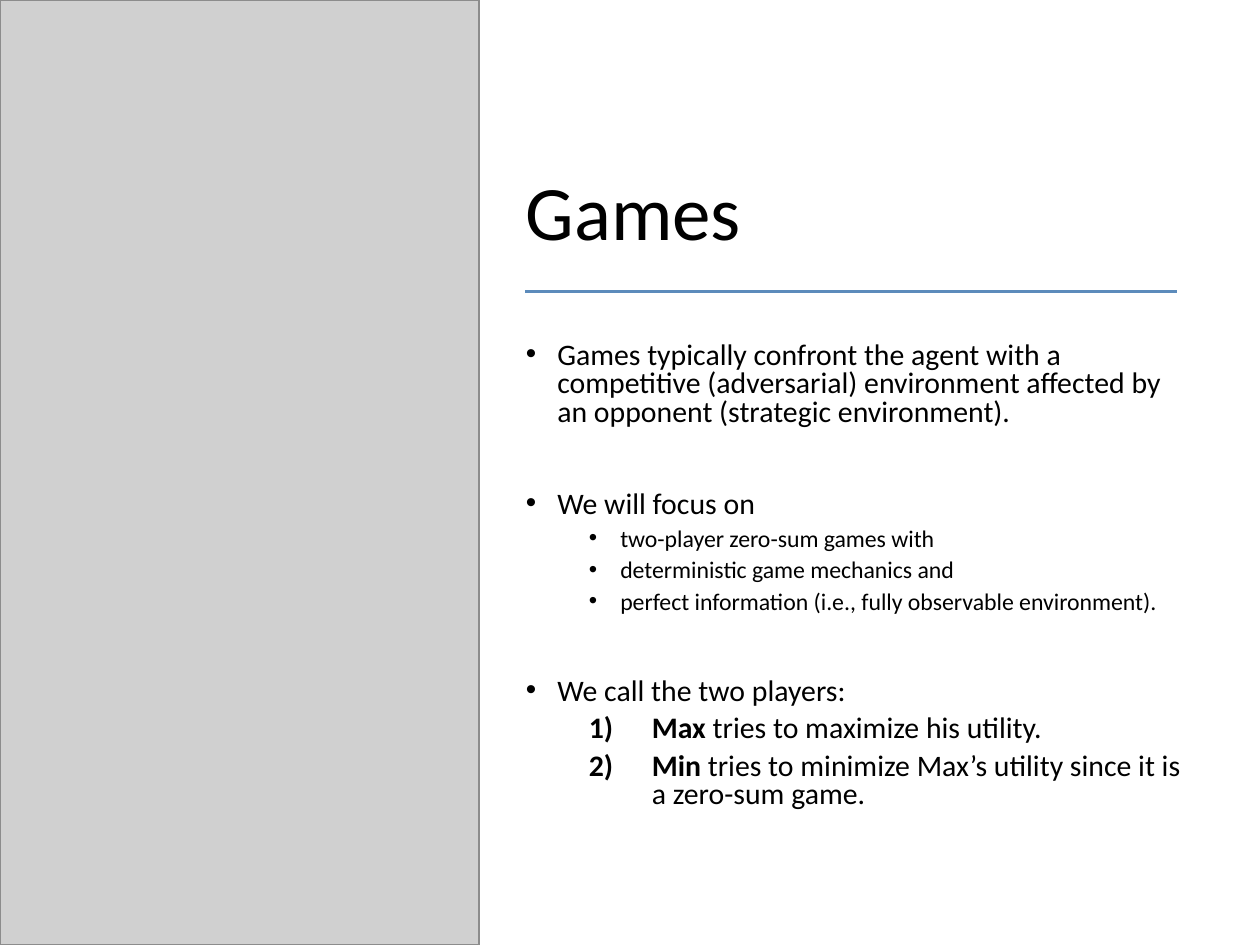
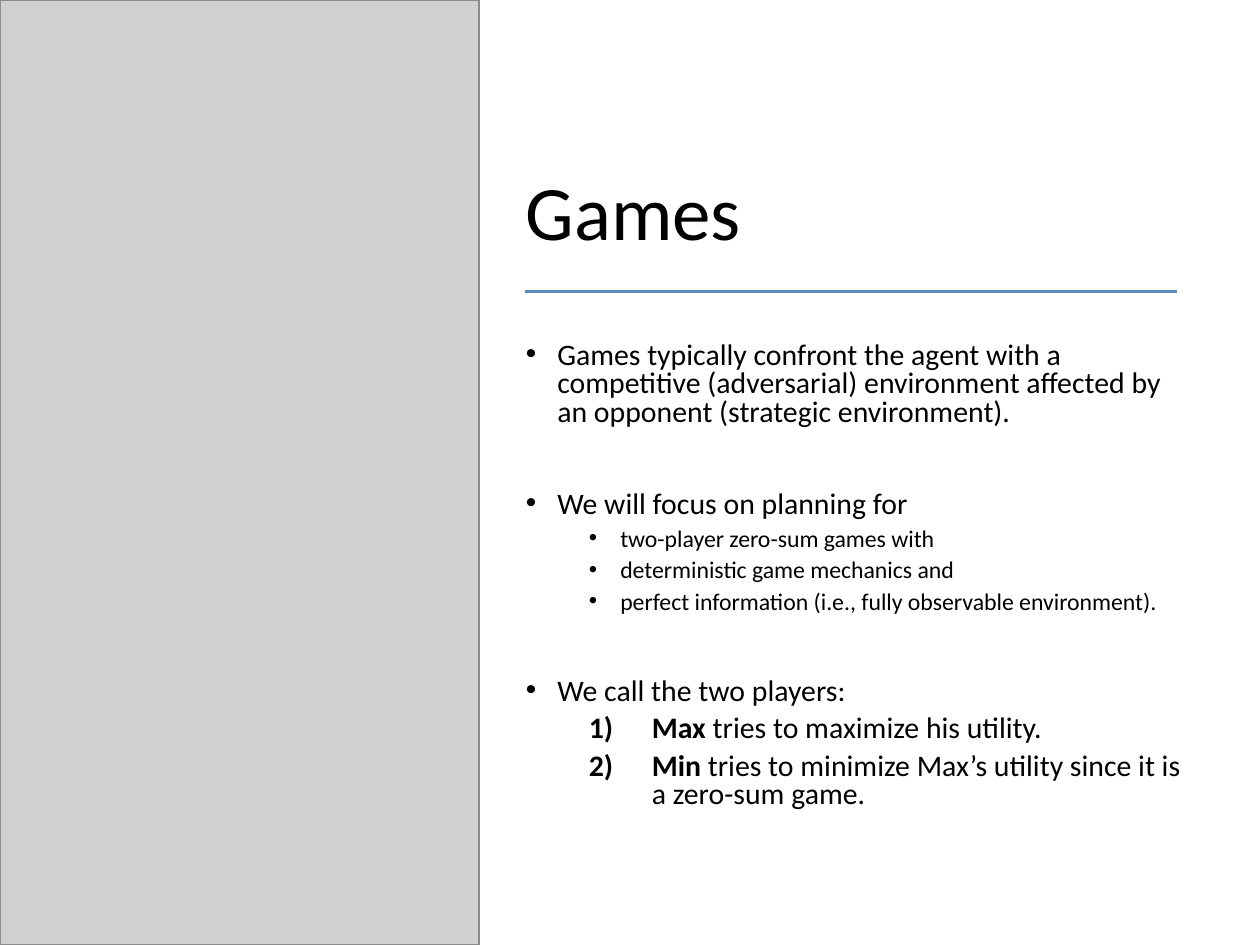
Before and after one commit to mhahsler/CS7320-AI, a slide deck: slide 2 of slides/05_games.pptx. Drawn at 1260x945 pixels with LibreOffice and Linux fonts; fonts in the diff are those of the drawing; grey boxes stand for pictures. Boxes give left, top, right and bottom in pixels: in the first picture for what was removed or moved away, otherwise in the second. Text is boxed around its words. In the diff, an @@ line names an element or a change of style, - is before the commit and + after.

```diff
--- a/slides/05_games.pptx
+++ b/slides/05_games.pptx
@@ text at [557, 493, 908, 519]: text changed @@
-• We will focus on
+• We will focus on planning for
```
Also in this commit, not shown: 15 other slides changed, 2 slides added, 1 other file.
